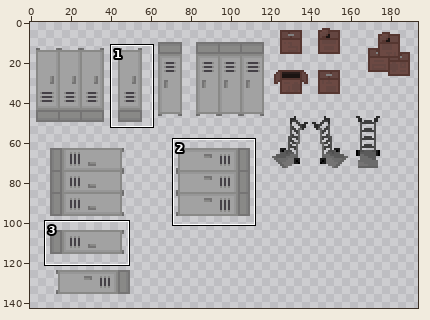
Two states of a sprite sheet, ProyectosSDL/HolaSDL/levels/TileSheet-Almacen.png. The picture above shows the old version from afar; the outline marks the close-up.
Close-up. Before:
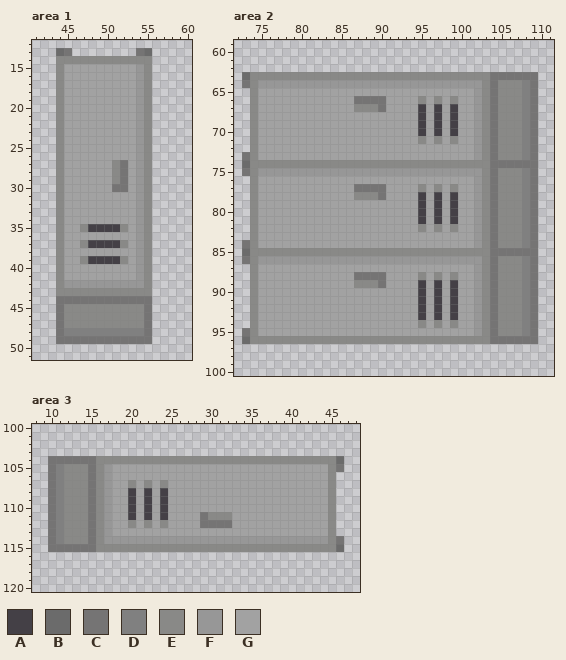
The file is 200x160 pixels. Colours within 5 levels of each other are drawn and written as one. Shown: area 1: x 41..60, y 12..51; area 2: x 72..111, y 59..100; area 3: x 8..48, y 100..120. The wide view leaves out empty margins. The commit also changed other parts of the picture, which this record leaves out.
Palette (. is transparent): A #444046  B #6b6b6b  C #757474  D #808080  E #898987  F #979797  G #a2a2a2
Pixels before, area 1, first column x 44:
13 BC........CB
14 EEEEEEEEEEEE
15 EGGGGGGGGGFE
16 EGGGGGGGGGFE
17 EGGGGGGGGGFE
18 EGGGGGGGGGFE
19 EGGGGGGGGGFE
20 EGGGGGGGGGFE
21 EGGGGGGGGGFE
22 EGGGGGGGGGFE
23 EGGGGGGGGGFE
24 EGGGGGGGGGFE
25 EGGGGGGGGGFE
26 EGGGGGGGGGFE
27 EGGGGGGECGFE
28 EGGGGGGECGFE
29 EGGGGGGECGFE
30 EGGGGGGCCGFE
31 EGGGGGGGGGFE
32 EGGGGGGGGGFE
33 EGGGGGGGGGFE
34 EGGGGGGGGGFE
35 EGGEAAAAEGFE
36 EGGGGGGGGGFE
37 EGGEAAAAEGFE
38 EGGGGGGGGGFE
39 EGGEAAAAEGFE
40 EGGGGGGGGGFE
41 EGGGGGGGGGFE
42 EFFFFFFFFFFE
43 EEEEEEEEEEEE
44 CCCCCCCCCCCC
45 CEEEEEEEEEEC
46 CEEEEEEEEEEC
47 CEEEEEEEEEEC
48 CDDDDDDDDDDC
49 CCCCCCCCCCCC
Pixels before, area 2, first column x 73:
63 BEEEEEEEEEEEEEEEEEEEEEEEEEEEEEECCCCCC
64 CEFFFFFFFFFFFFFFFFFFFFFFFFFFFFECEEEDC
65 .EGGGGGGGGGGGGGGGGGGGGGGGGGGGFECEEEDC
66 .EGGGGGGGGGGGGCCCCGGGGEGEGEGGFECEEEDC
67 .EGGGGGGGGGGGGEEECGGGGAGAGAGGFECEEEDC
68 .EGGGGGGGGGGGGGGGGGGGGAGAGAGGFECEEEDC
69 .EGGGGGGGGGGGGGGGGGGGGAGAGAGGFECEEEDC
70 .EGGGGGGGGGGGGGGGGGGGGAGAGAGGFECEEEDC
71 .EGGGGGGGGGGGGGGGGGGGGEGEGEGGFECEEEDC
72 .EGGGGGGGGGGGGGGGGGGGGGGGGGGGFECEEEDC
73 CEGGGGGGGGGGGGGGGGGGGGGGGGGGGFECEEEDC
74 BEEEEEEEEEEEEEEEEEEEEEEEEEEEEEECCCCCC
75 CEFFFFFFFFFFFFFFFFFFFFFFFFFFFFECEEEDC
76 .EGGGGGGGGGGGGGGGGGGGGGGGGGGGFECEEEDC
77 .EGGGGGGGGGGGGCCCCGGGGEGEGEGGFECEEEDC
78 .EGGGGGGGGGGGGEEECGGGGAGAGAGGFECEEEDC
79 .EGGGGGGGGGGGGGGGGGGGGAGAGAGGFECEEEDC
80 .EGGGGGGGGGGGGGGGGGGGGAGAGAGGFECEEEDC
81 .EGGGGGGGGGGGGGGGGGGGGAGAGAGGFECEEEDC
82 .EGGGGGGGGGGGGGGGGGGGGEGEGEGGFECEEEDC
83 .EGGGGGGGGGGGGGGGGGGGGGGGGGGGFECEEEDC
84 CEGGGGGGGGGGGGGGGGGGGGGGGGGGGFECEEEDC
85 BEEEEEEEEEEEEEEEEEEEEEEEEEEEEEECCCCCC
86 CEFFFFFFFFFFFFFFFFFFFFFFFFFFFFECEEEDC
87 .EGGGGGGGGGGGGGGGGGGGGGGGGGGGFECEEEDC
88 .EGGGGGGGGGGGGCCCCGGGGEGEGEGGFECEEEDC
89 .EGGGGGGGGGGGGEEECGGGGAGAGAGGFECEEEDC
90 .EGGGGGGGGGGGGGGGGGGGGAGAGAGGFECEEEDC
91 .EGGGGGGGGGGGGGGGGGGGGAGAGAGGFECEEEDC
92 .EGGGGGGGGGGGGGGGGGGGGAGAGAGGFECEEEDC
93 .EGGGGGGGGGGGGGGGGGGGGAGAGAGGFECEEEDC
94 .EGGGGGGGGGGGGGGGGGGGGEGEGEGGFECEEEDC
95 CEGGGGGGGGGGGGGGGGGGGGGGGGGGGFECEEEDC
96 BEEEEEEEEEEEEEEEEEEEEEEEEEEEEEECCCCCC
Pixels before, area 3, first column x 10:
104 CCCCCCEEEEEEEEEEEEEEEEEEEEEEEEEEEEEEB
105 CDEEECEFGGGGGGGGGGGGGGGGGGGGGGGGGGGEC
106 CDEEECEFGGGGGGGGGGGGGGGGGGGGGGGGGGGE.
107 CDEEECEFGGEGEGEGGGGGGGGGGGGGGGGGGGGE.
108 CDEEECEFGGAGAGAGGGGGGGGGGGGGGGGGGGGE.
109 CDEEECEFGGAGAGAGGGGGGGGGGGGGGGGGGGGE.
110 CDEEECEFGGAGAGAGGGGGGGGGGGGGGGGGGGGE.
111 CDEEECEFGGAGAGAGGGGCEEEGGGGGGGGGGGGE.
112 CDEEECEFGGEGEGEGGGGCCCCGGGGGGGGGGGGE.
113 CDEEECEFGGGGGGGGGGGGGGGGGGGGGGGGGGGE.
114 CDEEECEFFFFFFFFFFFFFFFFFFFFFFFFFFFFEC
115 CCCCCCEEEEEEEEEEEEEEEEEEEEEEEEEEEEEEB
Once edited:
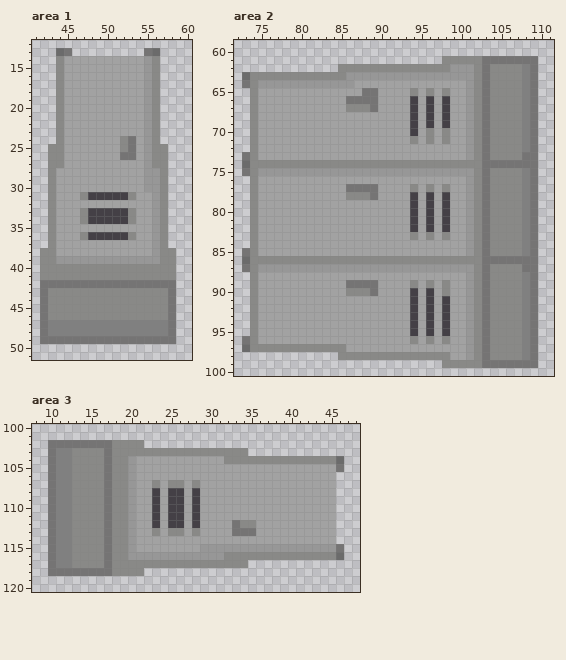
Change:
Changed rows in their new state; - is an unchanged pixel.
Area 1:
first column x 42:
13 ------------.CB--
14 ---GGGGGGGGGGFE--
15 ------------GFE--
16 ------------GFE--
17 ------------GFE--
18 ------------GFE--
19 ------------GFE--
20 ------------GFE--
21 ------------GFE--
22 ------------GFE--
23 ------------GFE--
24 ----------ECGFE--
25 -E--------ECGFEE-
26 -E--------CCGFEE-
27 -E-------GG-GFEE-
28 -EG------GG-GFFE-
29 -EG------GG-GFFE-
30 -EG------GG-GFFE-
31 -EG--EAAAAAEGGFE-
32 -EG---------GGFE-
33 -EG--EAAAAAEGGFE-
34 -EG--EAAAAAEGGFE-
35 -EG--GGGGGG-GGFE-
36 -EG--EAAAAAEGGFE-
37 -EG--GGGGGG-GGFE-
38 EEG---------GGFEE
39 EEFFFFFFFFFF-FFEE
40 EE-EEEEEEEEEE-EEE
41 EE-EEEEEEEEEE-EEE
42 CCCCCCCCCCCCCCCCC
43 CE------------EEC
44 CEEEEEEEEEEEEEEEC
45 CEE----------EEEC
46 CEE----------EEEC
47 CDDDDDDDDDDDDDDDC
48 CDD----------DDDC
49 CC------------CCC
Area 2:
first column x 73:
 61 -------------------------EEEEECCCCCCC
 62 ------------EEEEEEEEEEEEEEFFFECEEEEDC
 63 -------------FFFFFFFFFFFFFFFF-CEEEED-
 64 --------------GGGGGGGGGGGGGG-ECE-----
 65 ---------------CC----E-E-E--FECE-----
 66 -------------C---G---AGAGAG-FECE-----
 67 -------------E--CG---AGAGAG-FECE-----
 68 ---------------------AGAGAG-FECE-----
 69 ---------------------AGAGAG-FECE-----
 70 ---------------------AGEGEG-FECE-----
 71 ---------------------EGEGEG-FECE-----
 72 ----------------------------FECE-----
 73 ----------------------------FECE---C-
 74 ------------------------------C------
 75 -----------------------------ECE-----
 76 ----------------------------FECE-----
 77 -------------C---G---EGEGEG-FECE-----
 78 -------------E--CG---AGAGAG-FECE-----
 79 ---------------------AGAGAG-FECE-----
 80 ---------------------AGAGAG-FECE-----
 81 ---------------------AGAGAG-FECE-----
 82 ---------------------AGAGAG-FECE-----
 83 ---------------------E-E-E--FECE-----
 84 .---------------------------FECE-----
 85 C-GGGGGGGGGGGGGGGGGGGGGGGGGGF-CEEEED-
 86 B-EEEEEEEEEEEEEEEEEEEEEEEEEEEEC-CCCC-
 87 C-FFFFFFFFFFFFFFFFFFFFFFFFFFFECE---C-
 88 --------------GGGG----G-G-G-FECE-----
 89 -------------CCCCG---EGEGEG-FECE-----
 90 -------------EEEC----AGAGEG-FECE-----
 91 ---------------------AGAGAG-FECE-----
 92 ---------------------AGAGAG-FECE-----
 93 ---------------------AGAGAG-FECE-----
 94 ---------------------AGAGAG-FECE-----
 95 .--------------------A-A-A--FECE-----
 96 C-GGGGGGGGGGGGGGGGGGG-G-G-GGF-CEEEED-
 97 BEEEEEEEEEEEEGGGGGGGGGGGGGGGFECEEEEDC
 98 ------------EEEEEEEEEEEEEEGGFECEEEEDC
 99 -------------------------EEEEECCCCCCC
Area 3:
first column x 10:
102 CCCCCCCCEEEE-------------------------
103 CDDEEEECEEEEEEEEEEEEEEEEE------------
104 -DDEEE-C--FGGGGGGGGGGG---------------
105 --D--E-CEEF------------------------G-
106 --D--E-CEEF------------------------G-
107 --D--E-CEEF-GEGEE-E----------------G-
108 --D--E-CEEF-GAGAA-A----------------G-
109 --D--E-CEEF-GAGAA-A----------------G-
110 --D--E-CEEF-GAGAA-A----------------G-
111 --D--E-CEEF-GAGAA-AGGGG------------G-
112 --D--E-CEEF-GAGAA-AGGGGCEE---------G-
113 --D--E-CEEF--E-EE-E----CCC---------G-
114 --D--E-CEE-GGGGGGGGGGGGGGGGGGGGGGGGG.
115 -DDEEE-C--FGGGGGGGGFFFFFFFFFFFFFFFFFC
116 CDDEEEECEEFFFFFFFFFFFFEEEEEEEEEEEEEEB
117 CDDEEEECEEEEEEEEEEEEEEEEE------------
118 CCCCCCCCEEEE-------------------------
Where, in picture pixels (left, top, right, bottom), the same in both close-ups:
changed: (40, 48, 176, 344)
changed: (242, 56, 538, 368)
changed: (48, 440, 344, 576)
